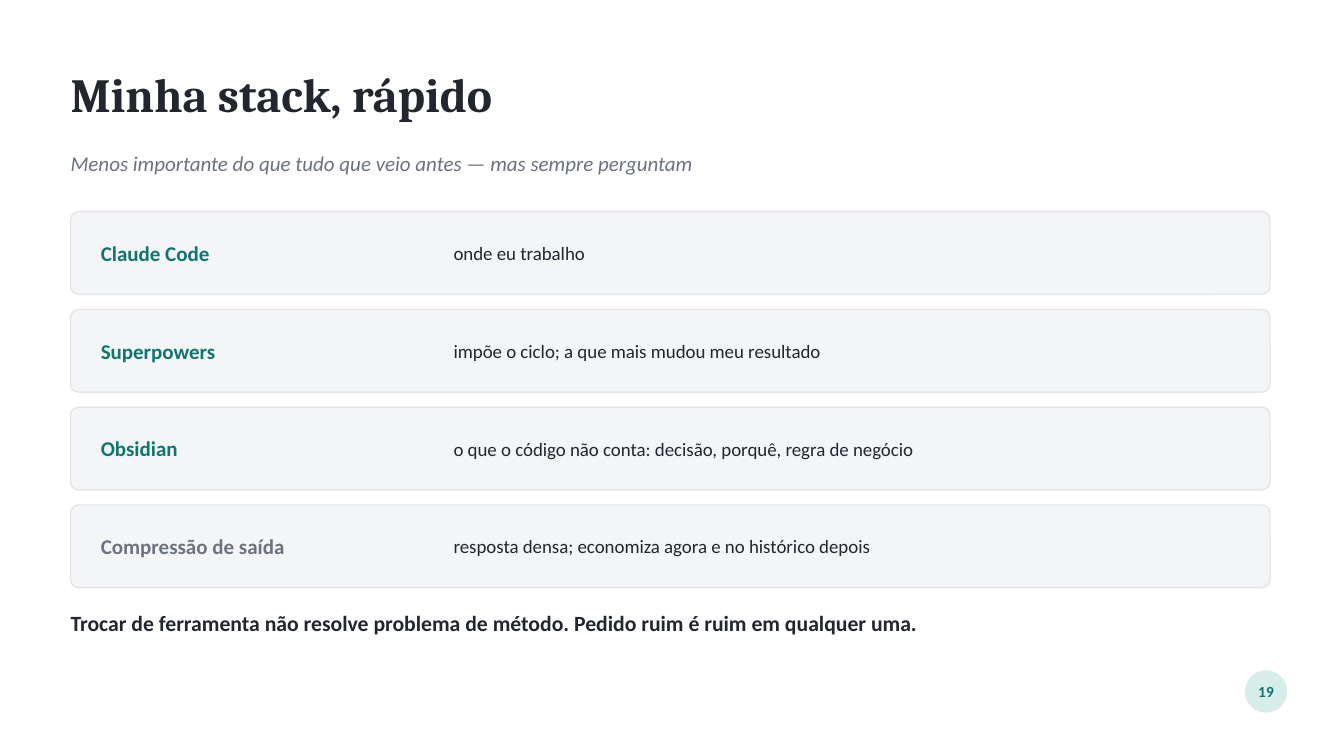
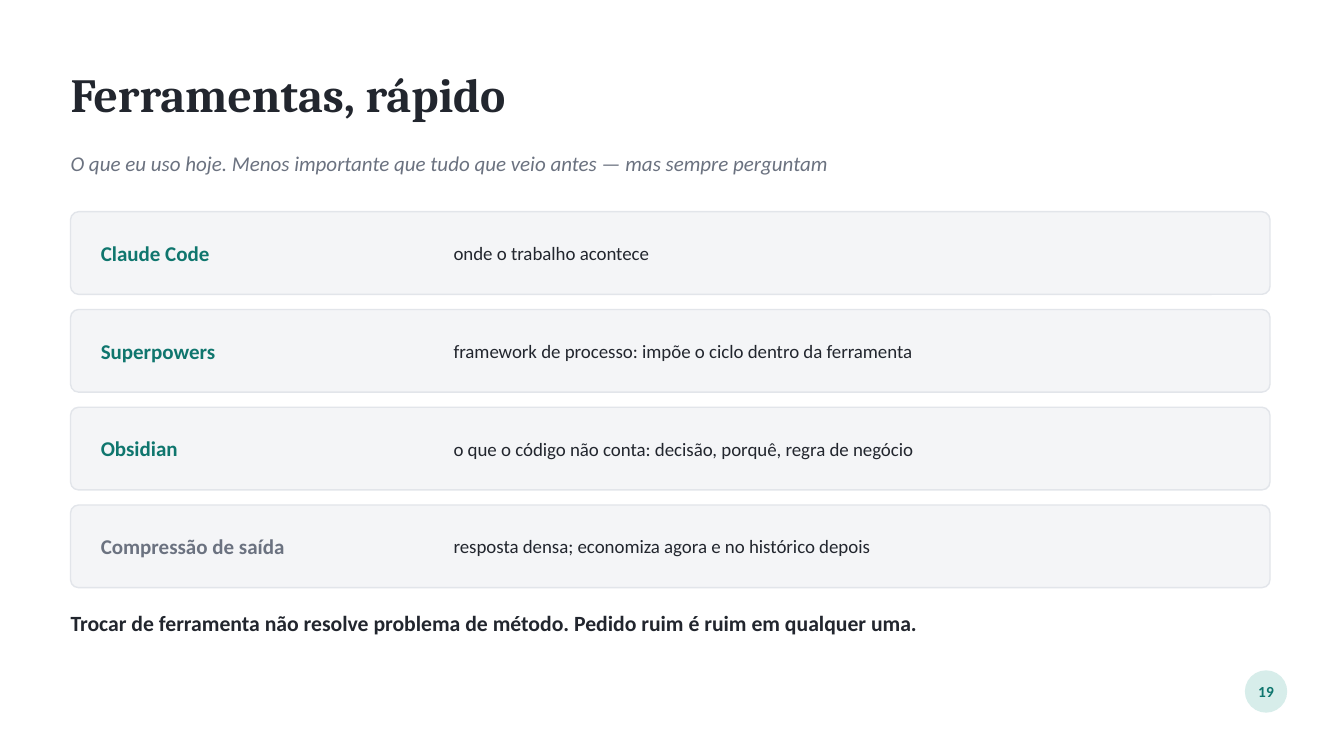
Before and after one commit to devdiasbr/boas-praticas-ia, a slide deck: slide 20 of apresentacao/como-eu-uso-ia.pptx. Drawn at 1344x756 pixels with LibreOffice and Linux fonts; fonts in the diff are those of the drawing. Boxes give left, top, right and bottom in pixels: in the first picture for what was removed or moved away, otherwise in the second. Text is boxed around its words. In the diff, an @@ line names an element or a change of style, - is before the commit and + after.

```diff
--- a/apresentacao/como-eu-uso-ia.pptx
+++ b/apresentacao/como-eu-uso-ia.pptx
@@ text at (71, 78, 506, 122): text changed @@
-Minha stack, rápido
+Ferramentas, rápido
@@ text at (71, 156, 827, 175): text changed @@
-Menos importante do que tudo que veio antes — mas sempre perguntam
+O que eu uso hoje. Menos importante que tudo que veio antes — mas sempre perguntam
@@ text at (454, 247, 649, 260): text changed @@
-onde eu trabalho
+onde o trabalho acontece
@@ text at (454, 345, 913, 361): text changed @@
-impõe o ciclo; a que mais mudou meu resultado
+framework de processo: impõe o ciclo dentro da ferramenta
```
Also in this commit, not shown: 21 other slides changed, 1 other file.
